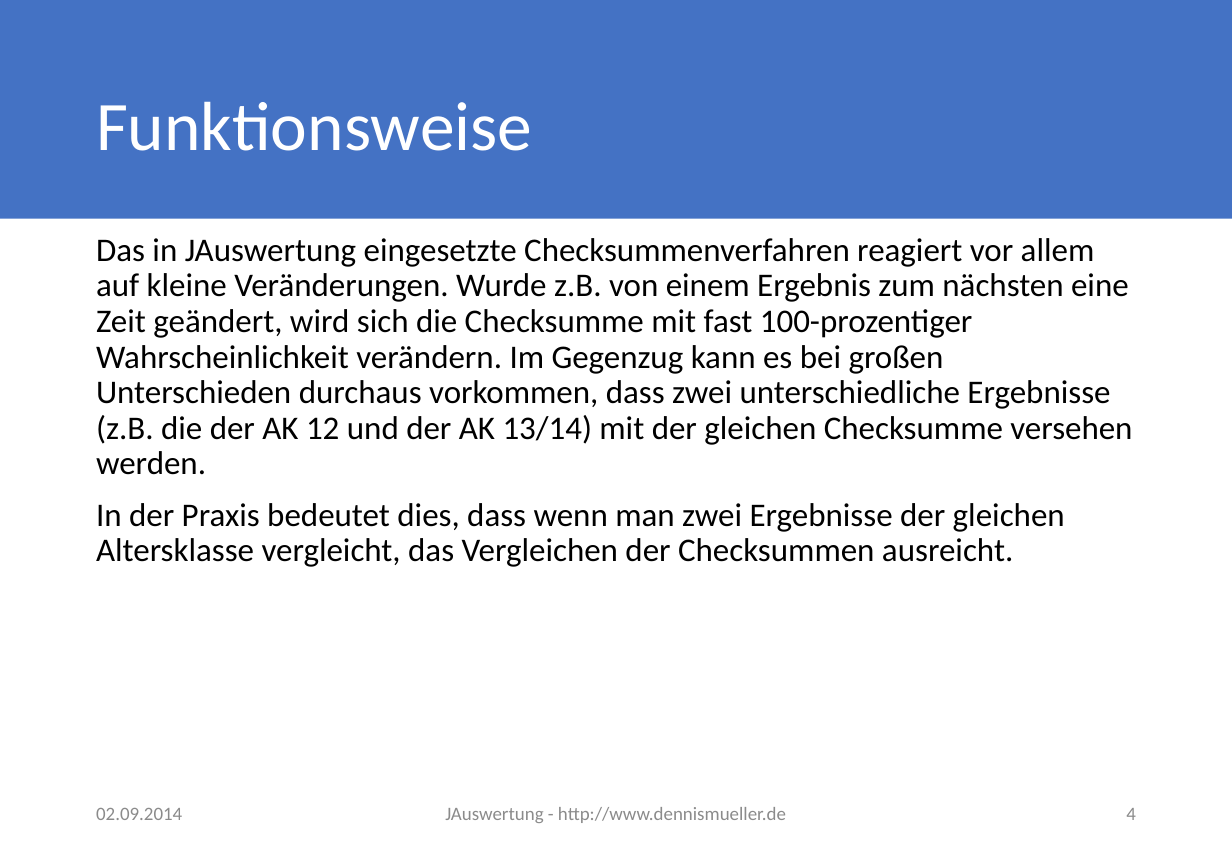
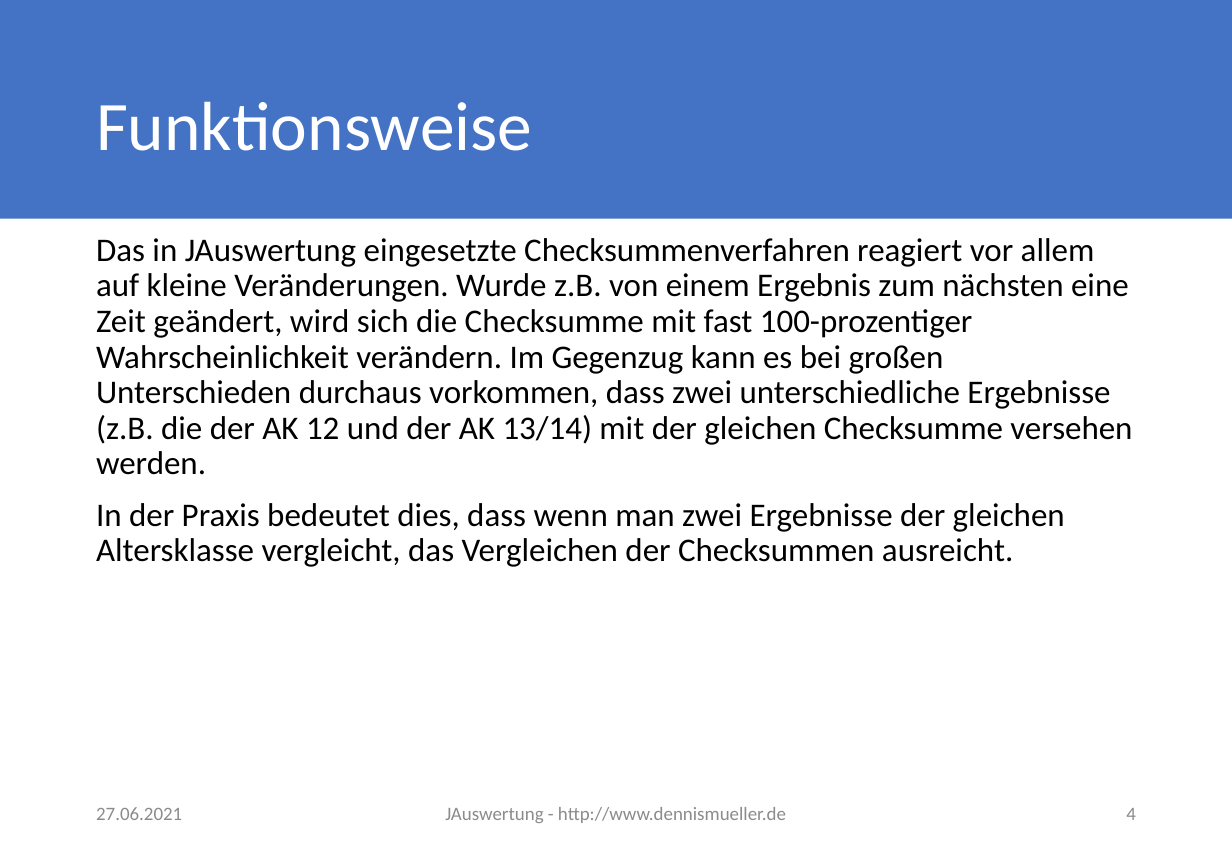
Before and after one commit to dennisfabri/JAuswertung, a slide deck: slide 4 of docs/Checksummen.pptx. Drawn at 1232x853 pixels with LibreOffice and Linux fonts; fonts in the diff are those of the drawing. Boxes give left, top, right and bottom in pixels: in the first picture for what was removed or moved away, otherwise in the second. Text is boxed around its words. In the diff, an @@ line names an element or a change of style, - is before the commit and + after.

```diff
--- a/docs/Checksummen.pptx
+++ b/docs/Checksummen.pptx
@@ text at (96, 807, 182, 820): text changed @@
-02.09.2014
+27.06.2021
```
Also in this commit, not shown: 5 other slides changed, 16 other files.
